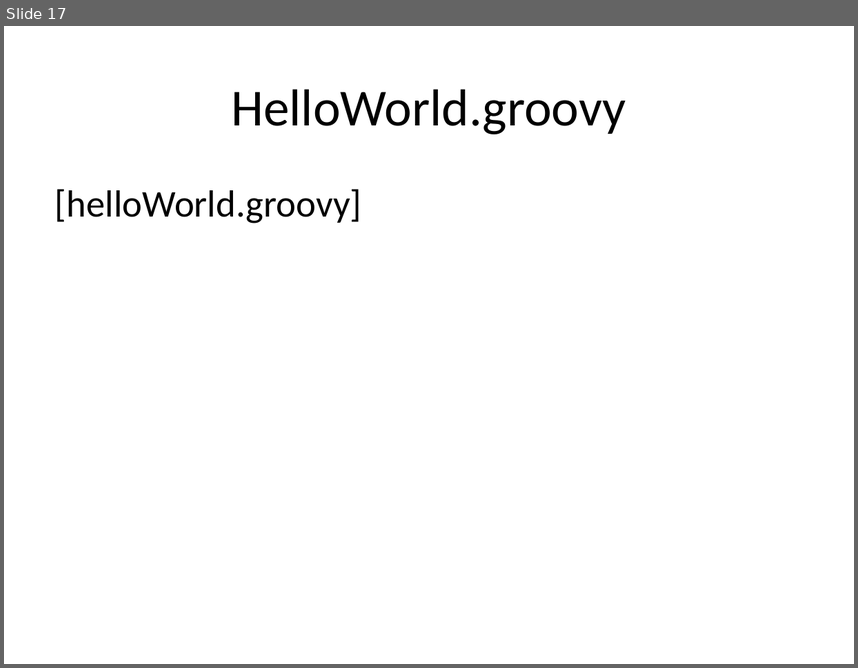
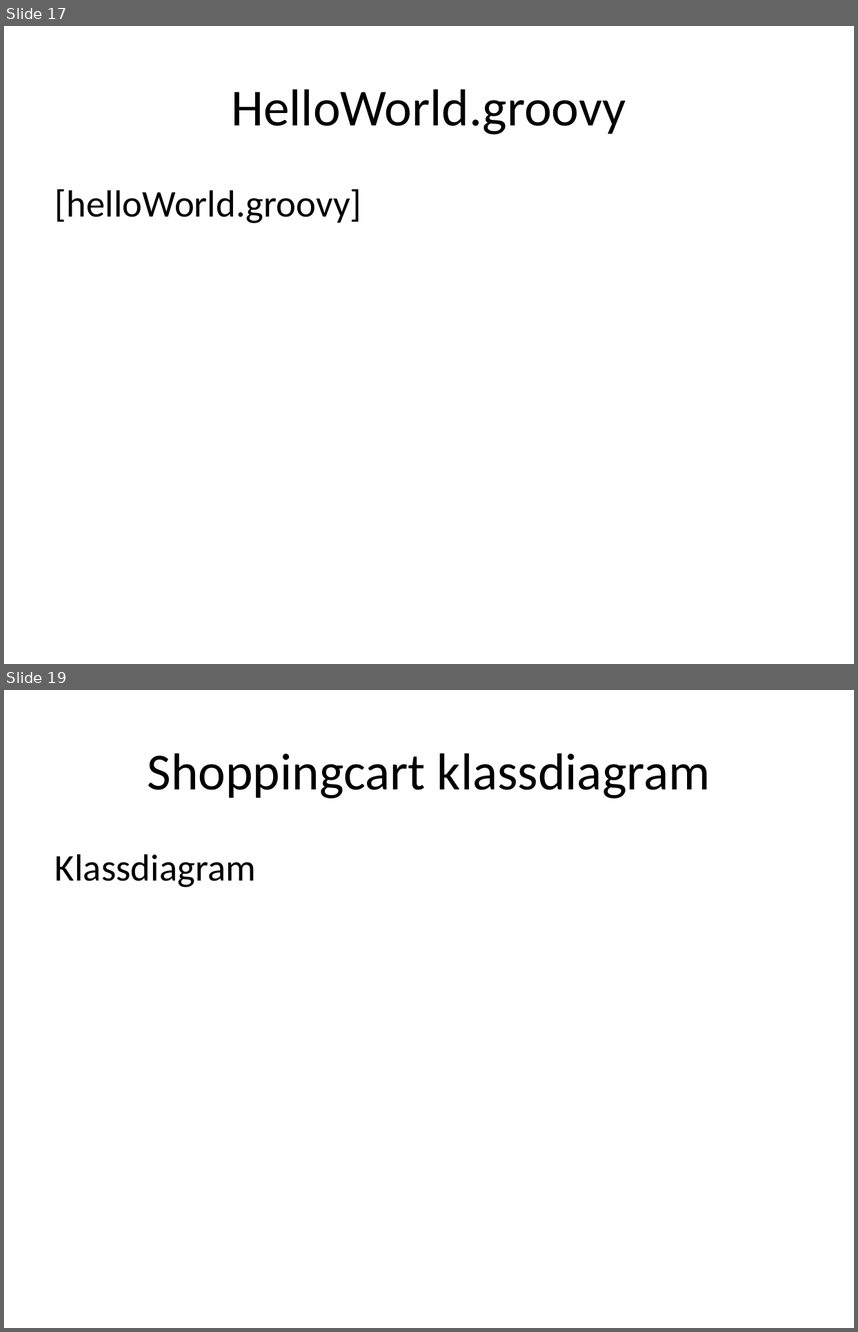
Before and after one commit to me97esn/groovyseminarium, a slide deck: groovyseminarie/dokument/groovyseminarium_source.pptx. Shown one above the other, each under a label of ours: slide 17 before the commit, slides 17 and 19 after it; the slides between them are not shown. The pictures are 858x668 and 858x1332 pixels, drawn with LibreOffice and Linux fonts; fonts in the diff are those of the drawing. Boxes give left, top, right and bottom in pixels: in the first picture for what was removed or moved away, otherwise in the second. Text is boxed around its words. In the diff, an @@ line names an element or a change of style, - is before the commit and + after.

```diff
--- a/groovyseminarie/dokument/groovyseminarium_source.pptx
+++ b/groovyseminarie/dokument/groovyseminarium_source.pptx
@@ slide 19 added at (4, 690, 854, 1328), background #FFFFFF @@
@@ title added at (147, 753, 710, 798), 44 pt, text #000000 @@
+Shoppingcart klassdiagram
@@ text added at (55, 854, 256, 887), 32 pt, text #000000 @@
+Klassdiagram
```
Also in this commit, not shown: 4 slides changed, 5 other slides added, 1 other file.
